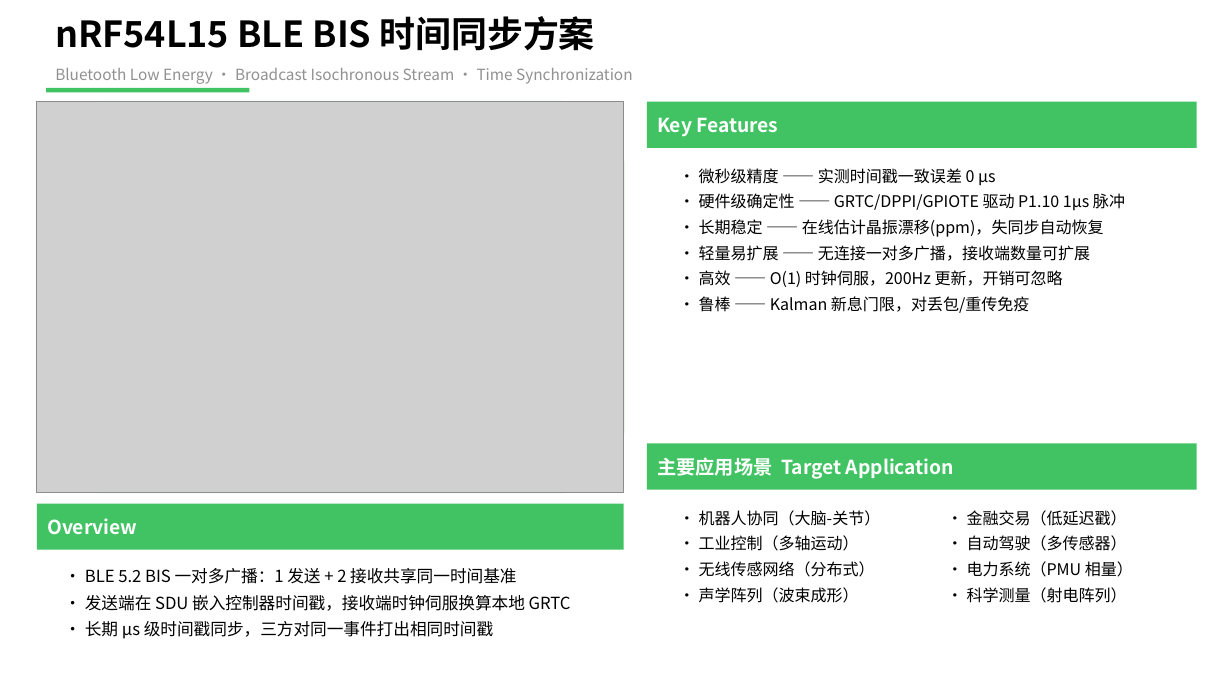
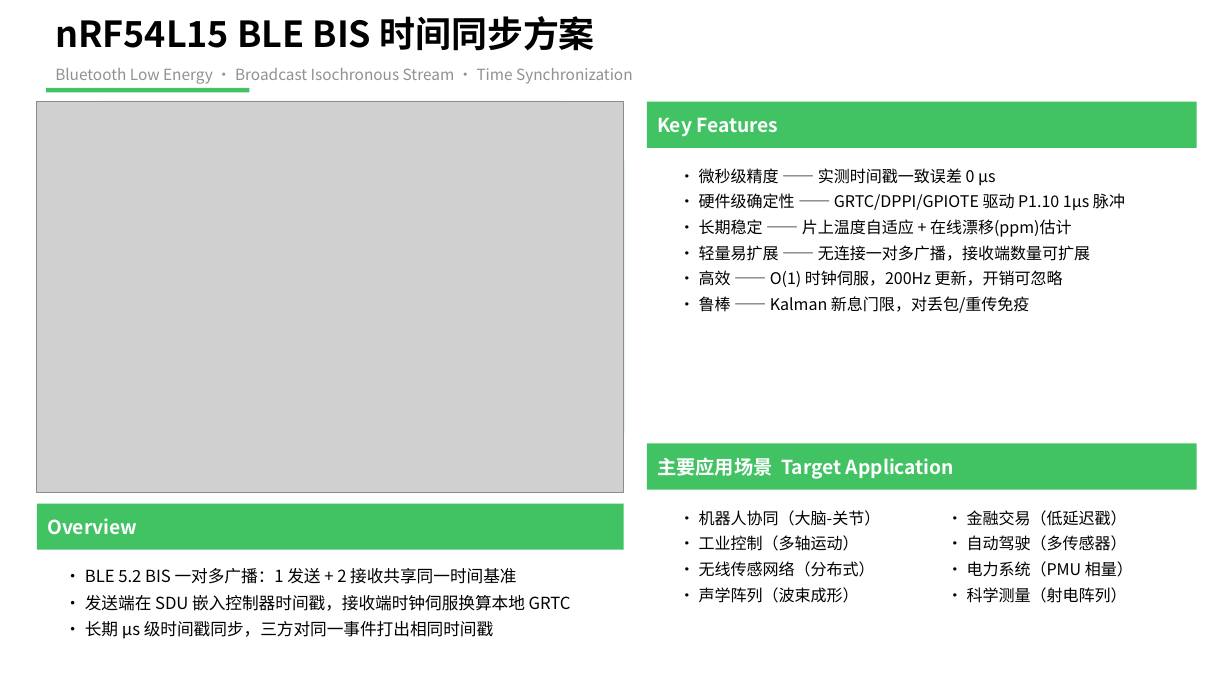
Before and after one commit to SZDevinLi1130/iso_time_sync, a slide deck: slide 1 of BIS时间同步方案_一页版.pptx. Drawn at 1232x693 pixels with LibreOffice and Linux fonts; fonts in the diff are those of the drawing; grey boxes stand for pictures. Boxes give left, top, right and bottom in pixels: in the first picture for what was removed or moved away, otherwise in the second. Text is boxed around its words. In the diff, an @@ line names an element or a change of style, - is before the commit and + after.

```diff
--- a/BIS时间同步方案_一页版.pptx
+++ b/BIS时间同步方案_一页版.pptx
@@ text at box(699, 219, 1072, 237): text changed @@
-• 长期稳定 —— 在线估计晶振漂移(ppm)，失同步自动恢复
+• 长期稳定 —— 片上温度自适应 + 在线漂移(ppm)估计
```
Also in this commit, not shown: 7 other files.
